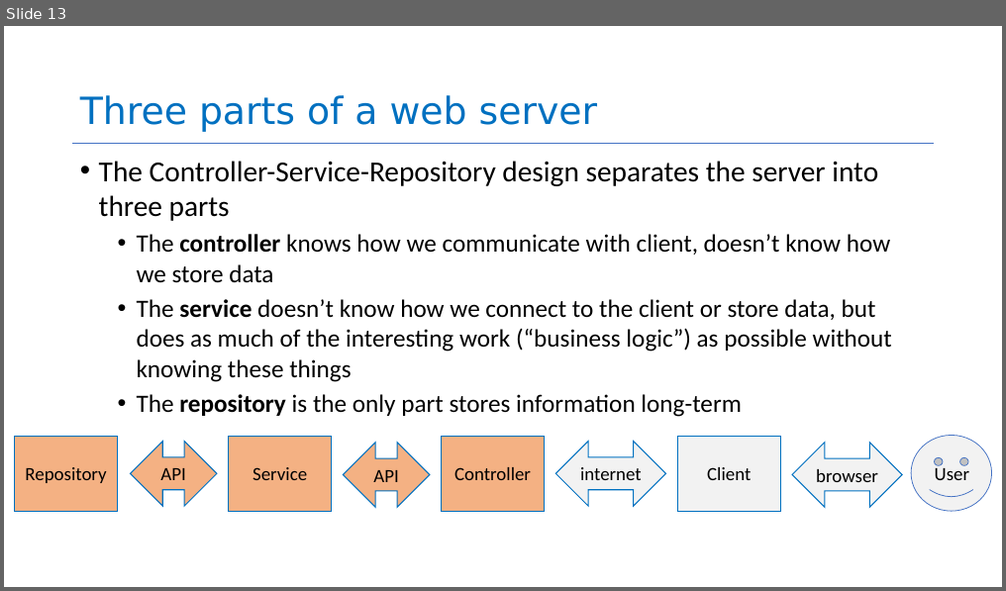
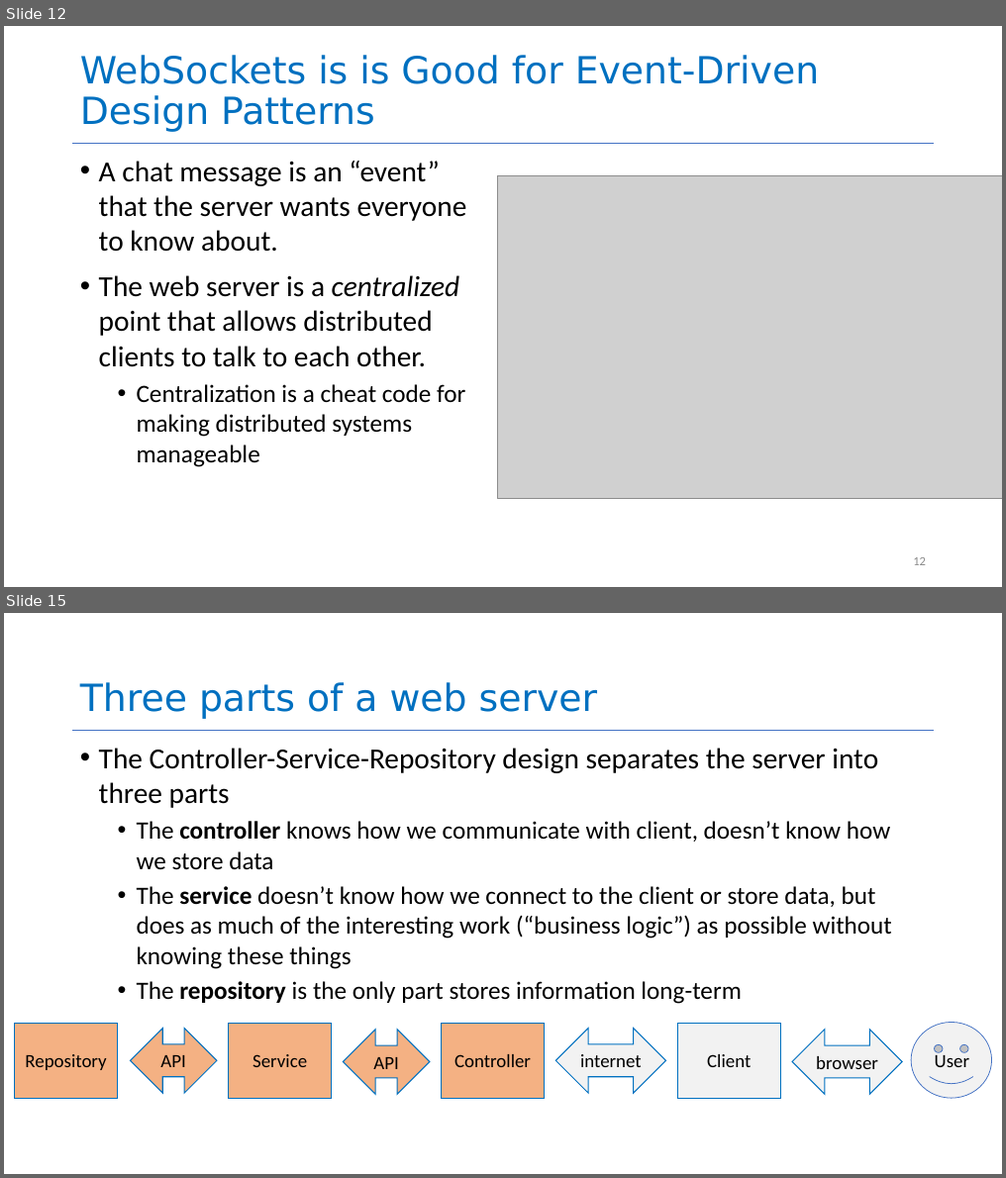
Before and after one commit to neu-se/CS4530-Spring-2026, a slide deck: Slides/Module 04 Web Applications.pptx. Shown one above the other, each under a label of ours: slide 13 before the commit, slides 12 and 15 after it; the slides between them are not shown. The pictures are 1006x591 and 1006x1178 pixels, drawn with LibreOffice and Linux fonts; fonts in the diff are those of the drawing; grey boxes stand for pictures. Boxes give left, top, right and bottom in pixels: in the first picture for what was removed or moved away, otherwise in the second. Text is boxed around its words. In the diff, an @@ line names an element or a change of style, - is before the commit and + after.

```diff
--- a/Slides/Module 04 Web Applications.pptx
+++ b/Slides/Module 04 Web Applications.pptx
@@ slide 12 added at bbox=[4, 26, 1002, 587], background #FFFFFF; not listed: 1 template element that a slide beside it also shows @@
@@ title added at bbox=[80, 55, 819, 132], 36 pt, text #0070C0 @@
+WebSockets is is Good for Event-Driven Design Patterns
@@ text added at bbox=[99, 161, 467, 468], 28 pt, text #000000 @@
+• A chat message is an “event”
+  that the server wants everyone to know about.
+• The web server is a centralized point that allows distributed clients to talk to each other.
+  • Centralization is a cheat code for making distributed systems manageable
@@ picture added at bbox=[497, 176, 1002, 499] @@
@@ page number added at bbox=[913, 558, 926, 566], 12 pt, text #8C8C8C @@
+12
@@ what was slide 13 is now slide 15 @@
```
Also in this commit, not shown: 7 slides changed, 1 other slide added, 2 other files.
